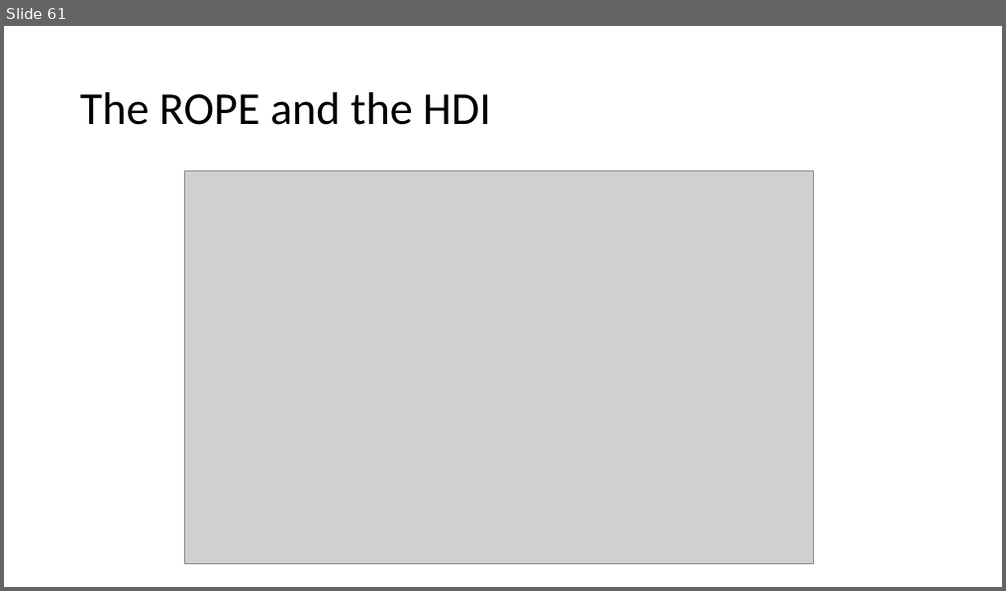
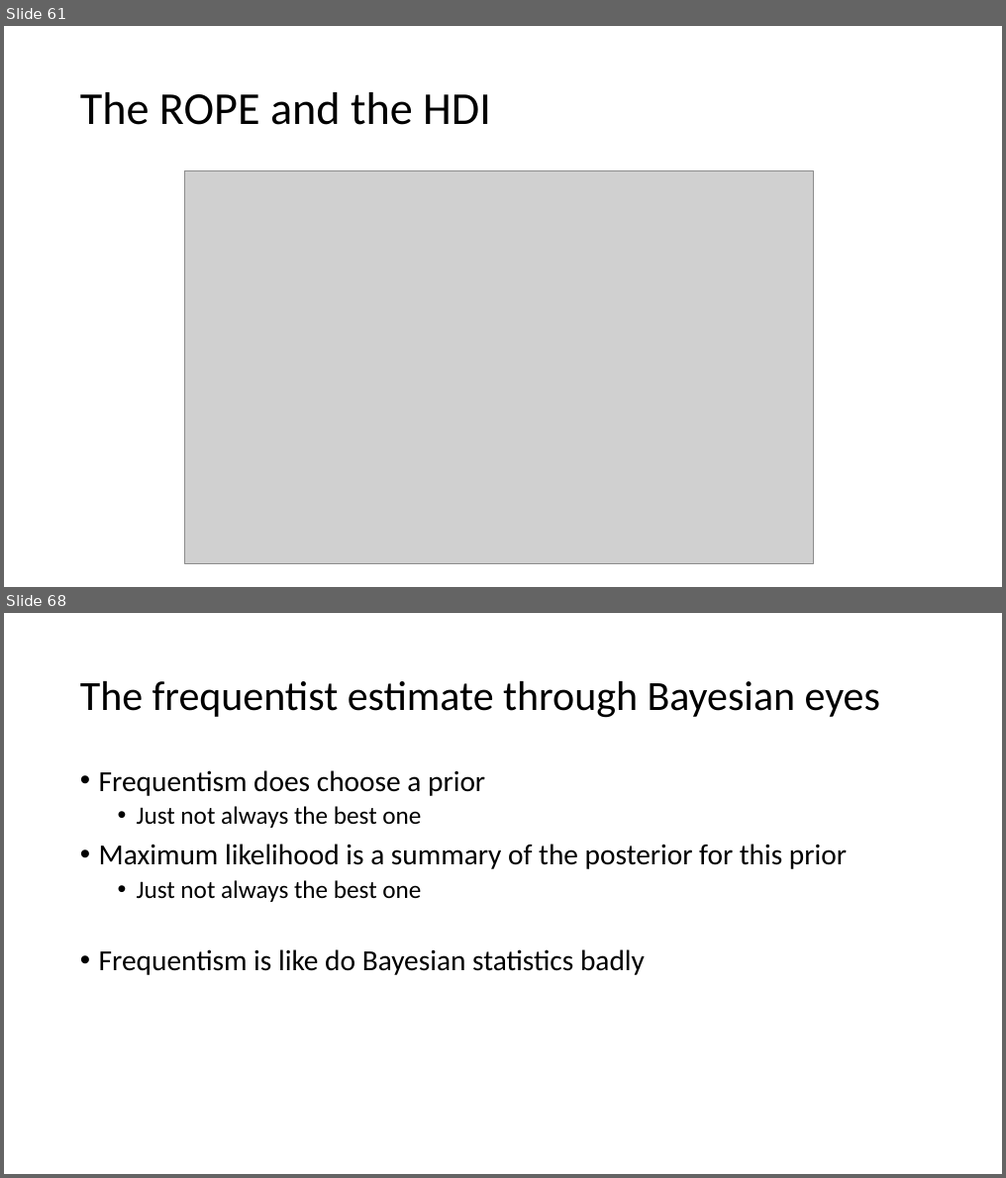
Before and after one commit to opherdonchin/StatisticalComputationAndAnalysis, a slide deck: Lectures/Lecture 3 PyMC and Sampling.pptx. Shown one above the other, each under a label of ours: slide 61 before the commit, slides 61 and 68 after it; the slides between them are not shown. The pictures are 1006x591 and 1006x1178 pixels, drawn with LibreOffice and Linux fonts; fonts in the diff are those of the drawing; grey boxes stand for pictures. Boxes give left, top, right and bottom in pixels: in the first picture for what was removed or moved away, otherwise in the second. Text is boxed around its words. In the diff, an @@ line names an element or a change of style, - is before the commit and + after.

```diff
--- a/Lectures/Lecture 3 PyMC and Sampling.pptx
+++ b/Lectures/Lecture 3 PyMC and Sampling.pptx
@@ slide 68 added at [4,613,1002,1174], background #FFFFFF @@
@@ title added at [80,681,880,718], 40 pt, text #000000 @@
+The frequentist estimate through Bayesian eyes
@@ text added at [99,770,846,975], 28 pt, text #000000 @@
+• Frequentism does choose a prior
+  • Just not always the best one
+• Maximum likelihood is a summary of the posterior for this prior
+  • Just not always the best one
+• Frequentism is like do Bayesian statistics badly
```
Also in this commit, not shown: 6 slides changed, 6 other slides added, 5 other files.
